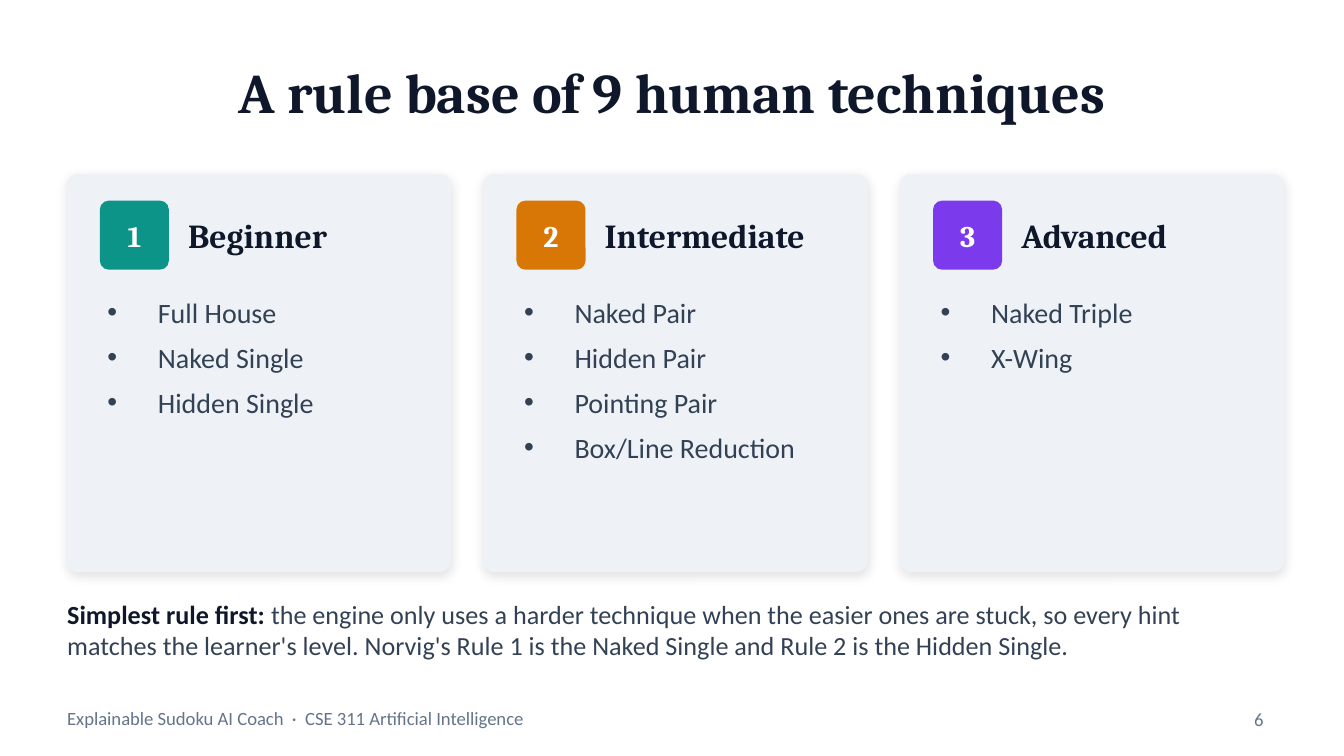
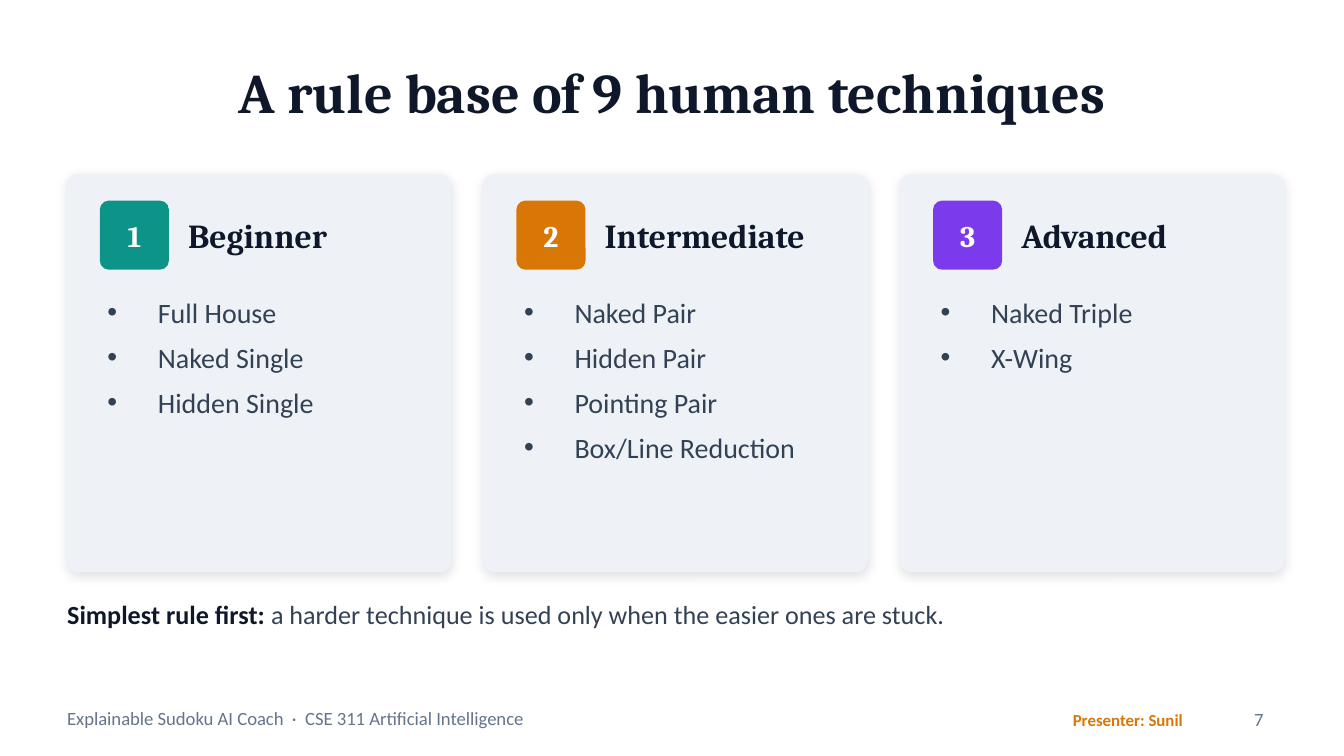
Before and after one commit to tejaes7/Sudoku-Sensei, a slide deck: slide 7 of Sudoku_AI_Coach_Presentation.pptx (slide 6 before the commit). Drawn at 1344x756 pixels with LibreOffice and Linux fonts; fonts in the diff are those of the drawing. Boxes give left, top, right and bottom in pixels: in the first picture for what was removed or moved away, otherwise in the second. Text is boxed around its words. In the diff, an @@ line names an element or a change of style, - is before the commit and + after.

```diff
--- a/Sudoku_AI_Coach_Presentation.pptx
+++ b/Sudoku_AI_Coach_Presentation.pptx
@@ text at (67,605,944,629): text changed @@
-Simplest rule first: the engine only uses a harder technique when the easier ones are stuck, so every hint matches the learner's level. Norvig's Rule 1 is the Naked Single and Rule 2 is the Hidden Single.
+Simplest rule first: a harder technique is used only when the easier ones are stuck.
@@ text added at (1073,714,1183,726), 9 pt, text #D97706, bold @@
+Presenter: Sunil
@@ page number at (1254,714,1263,726): text changed @@
-6
+7
```
Also in this commit, not shown: 11 other slides changed, 3 slides added, 3 slides removed, 1 other file.
